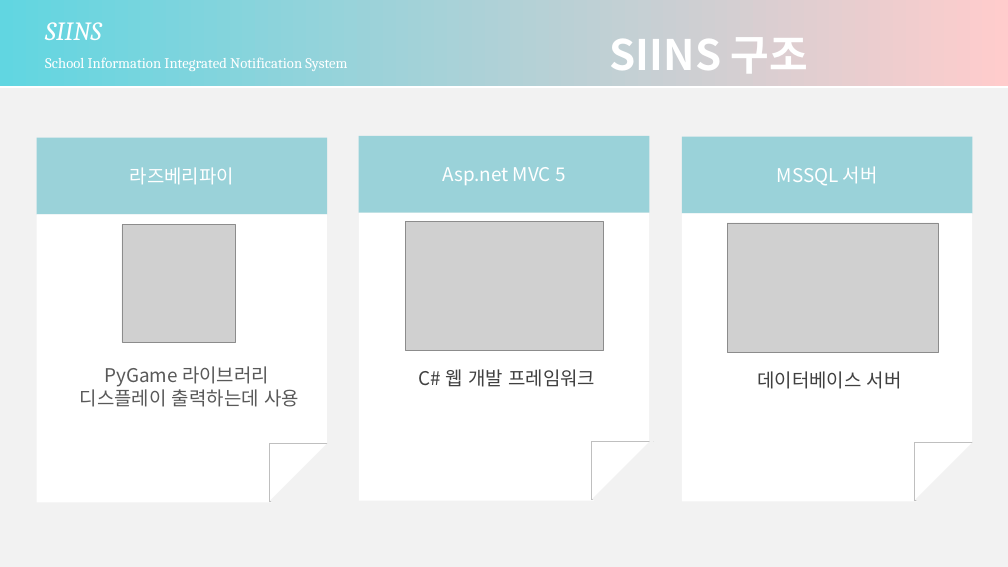
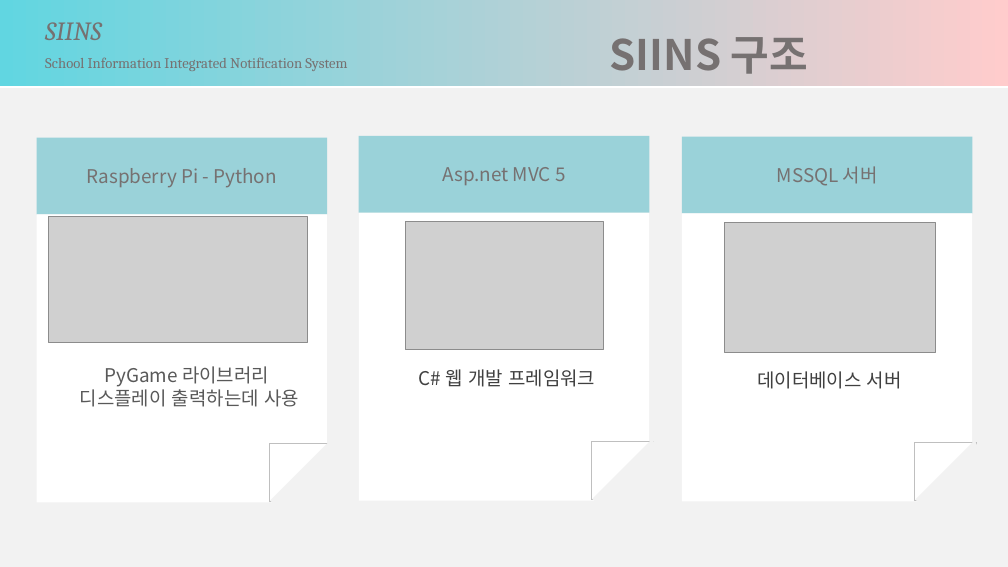
Before and after one commit to dongcheolpark/SIINS, a slide deck: slide 5 of ppt/인창컴퓨터동아리.pptx. Drawn at 1008x567 pixels with LibreOffice and Linux fonts; fonts in the diff are those of the drawing; grey boxes stand for pictures. Boxes give left, top, right and bottom in pixels: in the first picture for what was removed or moved away, otherwise in the second. Text is boxed around its words. In the diff, an @@ line names an element or a change of style, - is before the commit and + after.

```diff
--- a/ppt/인창컴퓨터동아리.pptx
+++ b/ppt/인창컴퓨터동아리.pptx
@@ text colour #FFFFFF to #767171 in 4 elements at [0,0,1008,85], [359,136,650,213], [682,137,972,214], [610,37,808,74] @@
@@ text in rectangle at [87,168,276,187]: text changed; text colour #FFFFFF to #767171 @@
-라즈베리파이
+Raspberry Pi - Python
@@ picture added at [48,217,307,343] @@
@@ picture removed at [122,225,235,342] @@
```
Also in this commit, not shown: 7 other slides changed, 1 other file.
